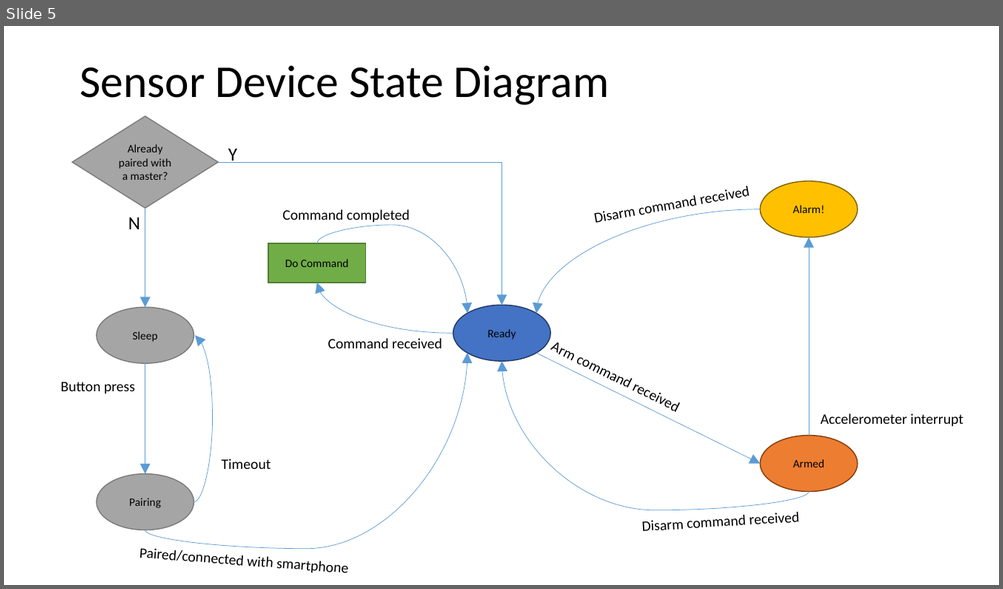
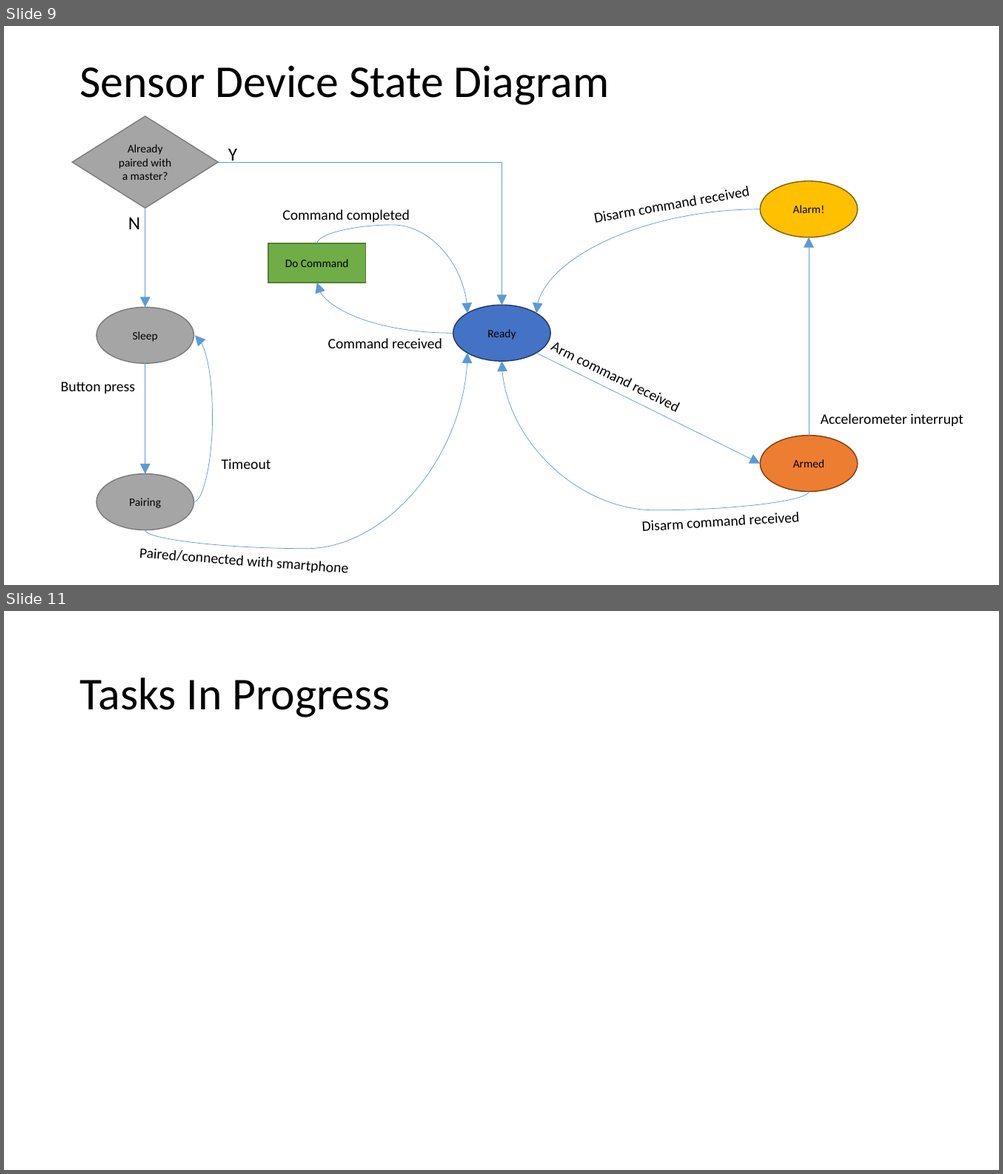
Before and after one commit to jbw3/CPE621Project, a slide deck: docs/AMDeSS_MidtermProgressReport.pptx. Shown one above the other, each under a label of ours: slide 5 before the commit, slides 9 and 11 after it; the slides between them are not shown. The pictures are 1003x589 and 1003x1174 pixels, drawn with LibreOffice and Linux fonts; fonts in the diff are those of the drawing. Boxes give left, top, right and bottom in pixels: in the first picture for what was removed or moved away, otherwise in the second. Text is boxed around its words. In the diff, an @@ line names an element or a change of style, - is before the commit and + after.

```diff
--- a/docs/AMDeSS_MidtermProgressReport.pptx
+++ b/docs/AMDeSS_MidtermProgressReport.pptx
@@ slide 11 added at (x1=4, y1=611, x2=999, y2=1170), background #FFFFFF @@
@@ title added at (x1=79, y1=678, x2=390, y2=718), 44 pt, text #000000 @@
+Tasks In Progress
@@ what was slide 5 is now slide 9 @@
```
Also in this commit, not shown: 2 slides changed, 7 other slides added, 1 other file.
